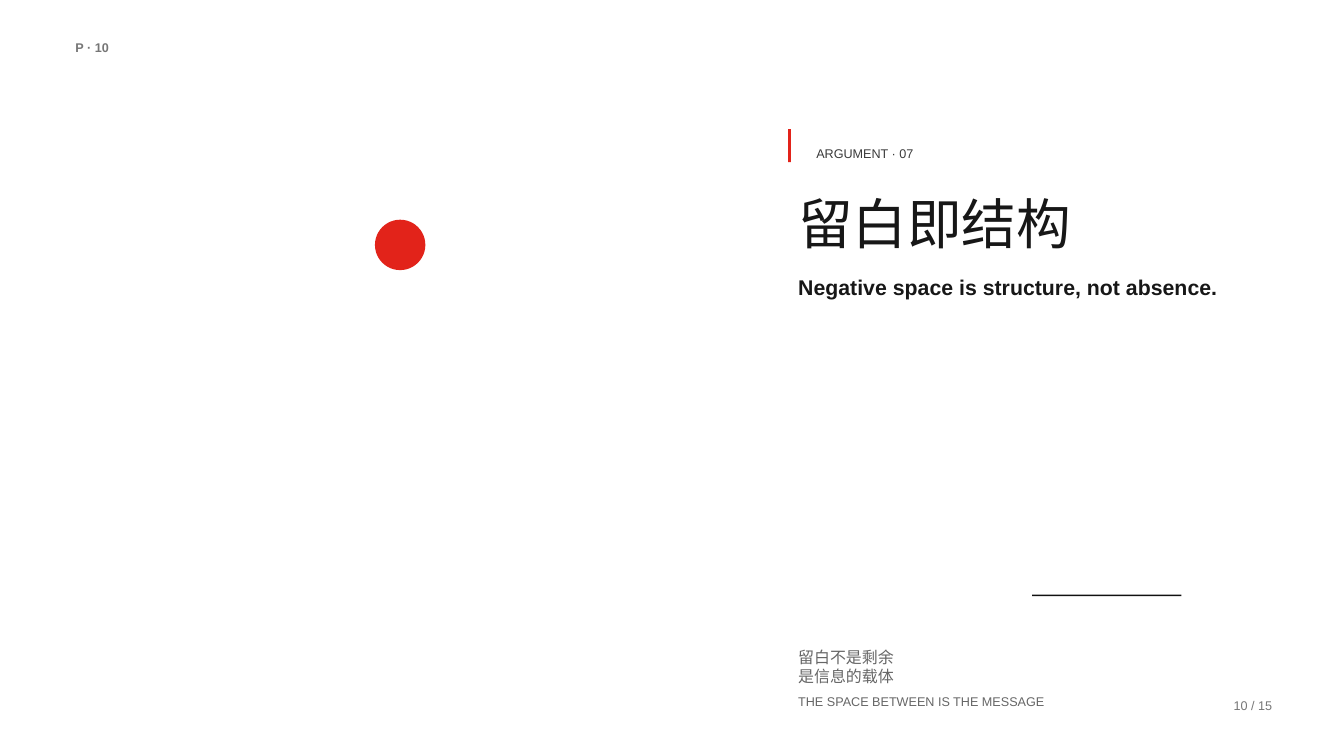
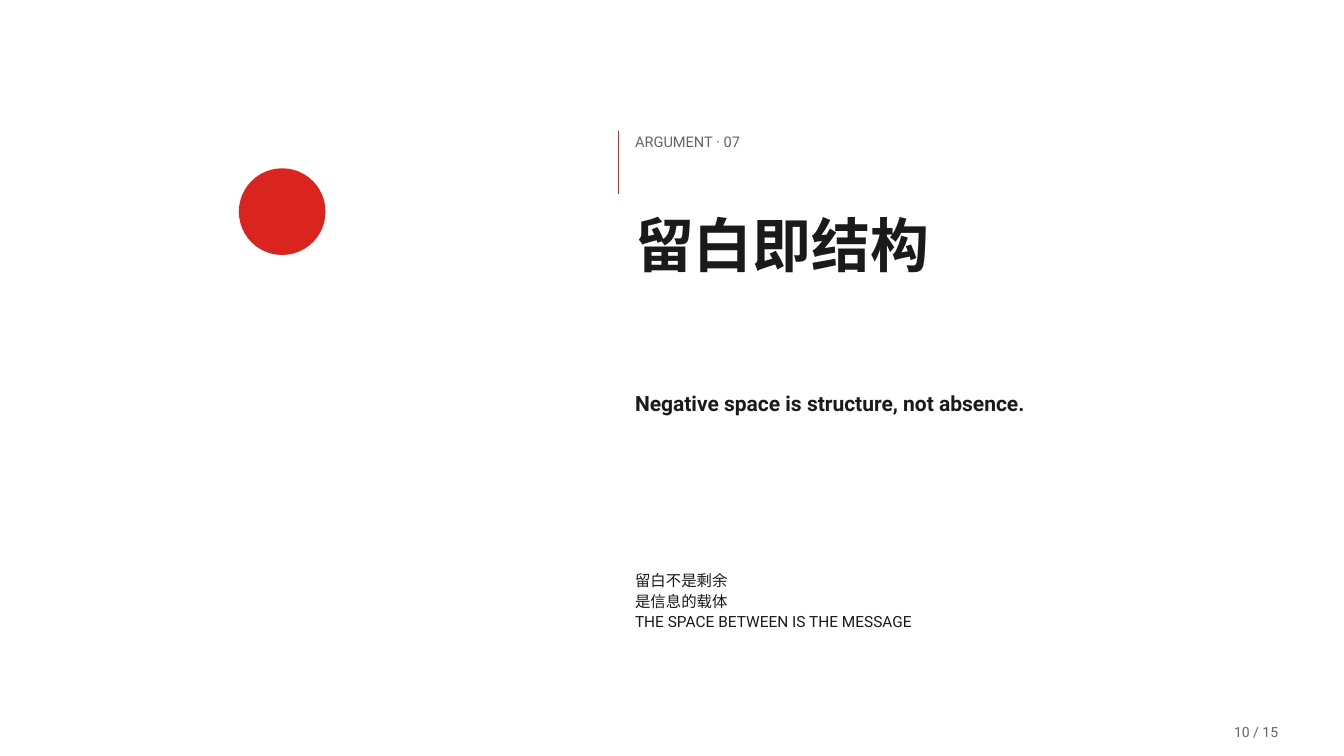
Before and after one commit to hustcer/pptx-nova, a slide deck: slide 10 of pptx-nova/assets/examples/swiss-grid/deck.pptx. Drawn at 1344x756 pixels with LibreOffice and Linux fonts; fonts in the diff are those of the drawing. Boxes give left, top, right and bottom in pixels: in the first picture for what was removed or moved away, otherwise in the second. Text is boxed around its words. In the diff, an @@ line names an element or a change of style, - is before the commit and + after.

```diff
--- a/pptx-nova/assets/examples/swiss-grid/deck.pptx
+++ b/pptx-nova/assets/examples/swiss-grid/deck.pptx
@@ text removed at (75, 43, 109, 52) @@
-P · 10
@@ line added from (619, 131) to (619, 194), #D9251D 0.65 pt @@
@@ text "ARGUMENT · 07": place and size @@
-text "ARGUMENT · 07" at (816, 149, 913, 158)
+text "ARGUMENT · 07" at (635, 136, 740, 147)
@@ text "ARGUMENT · 07" at (635, 136, 740, 147): size 9 to 10.5 pt, font Arial to Roboto, text colour #3A3A3A to #666666; line spacing 1 to 1.1 @@
@@ rectangle removed at (788, 129, 791, 162) @@
@@ ellipse added at (239, 168, 326, 255), fill #D9251D @@
@@ text "留白即结构": place and size @@
-text "留白即结构" at (798, 198, 1071, 249)
+text "留白即结构" at (635, 216, 929, 273)
@@ text "留白即结构" at (635, 216, 929, 273): size 39 to 42 pt, font Arial to Roboto, text colour #171717 to #1A1A1A, bold on; line spacing 1 to 1.1 @@
@@ ellipse removed at (375, 220, 425, 270) @@
@@ text "Negative space is structure, not ...": place and size @@
-text "Negative space is structure, not ..." at (798, 279, 1217, 300)
+text "Negative space is structure, not ..." at (635, 395, 1024, 416)
@@ text "Negative space is structure, not ..." at (635, 395, 1024, 416): size 15.2 to 15 pt, font Arial to Roboto, text colour #171717 to #1A1A1A; line spacing 1 to 1.1 @@
@@ text at (635, 573, 728, 609): size 11.4 to 11 pt, font Arial to Roboto, text colour #666666 to #1A1A1A in "留白不是剩余", "是信息的载体"; line spacing 1 to 1.1 @@
@@ text "留白不是剩余": place and size @@
-text "留白不是剩余" at (798, 649, 894, 683)
+text "留白不是剩余" at (635, 573, 912, 627)
@@ rectangle removed at (1032, 595, 1182, 596) @@
@@ text at (635, 616, 912, 627): paragraph added @@
+THE SPACE BETWEEN IS THE MESSAGE
@@ text removed at (798, 697, 1044, 706) @@
-THE SPACE BETWEEN IS THE MESSAGE
@@ text "10 / 15": place and size @@
-text "10 / 15" at (1234, 701, 1272, 710)
+text "10 / 15" at (1234, 727, 1278, 737)
@@ text "10 / 15" at (1234, 727, 1278, 737): size 9 to 10 pt, font Arial to Roboto, text colour #767676 to #666666; line spacing 1 to 1.1 @@
```
Also in this commit, not shown: 14 other slides changed, 54 other files.
